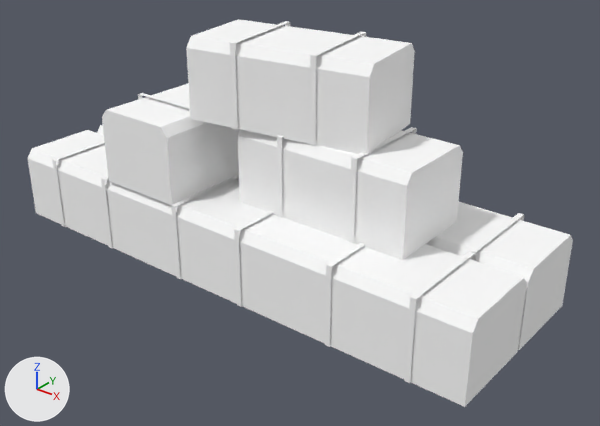
A saved change to the glTF model games/yorimichi/assets/belmonte/meshes/SM_BM_BE_BaleStack.glb.
Rendered twice from a 50 mm camera at (2.71, -3.13, 2.27) aimed at (0.21, -0.02, 0.33). Arrows for +X, +Y and +Z are at lower left; the lights stay in place. The older version comes first. Vertices at exactly the same position are counted once.

The first picture shows 'SM_BM_BE_BaleStack'.
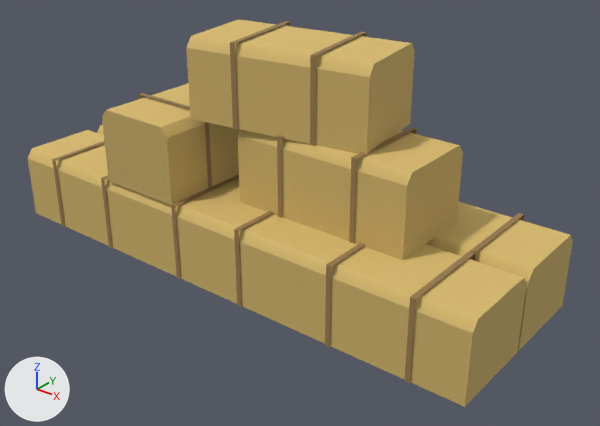
Changed parts and their boxes [x1, y1, x2, y2] in the pictures (600 x 426 px):
part 1 of me_sm_be_balestack, recoloured (white to yellow): [28, 19, 573, 407] in both
part 2 of me_sm_be_balestack, recoloured: [52, 21, 524, 383] in both

Edits to the bpy script that builds the scene:
```text
Change me_sm_be_balestack:
    where me_sm_be_balestack.from_pydata(...)  # 228 vertices, 262 faces; spans x -1.5..1.5, y -0.52..0.52, z 0.0..1.27
    used by ob_sm_bm_be_balestack; location = (0.0, 0.0, 0.0)
    me_sm_be_balestack part 1: 154 faces centred in x -1.5..1.5, y -0.51..0.51, z 0.12..1.26 are repainted in the vertex colours; the middle colour goes from white #ffffff to yellow #ceb169
    me_sm_be_balestack part 2: 108 faces centred in x -1.23..1.23, y -0.52..0.52, z 0.14..1.27 are repainted in the vertex colours; the middle colour goes from white #ffffff to brown #997a4d
```
